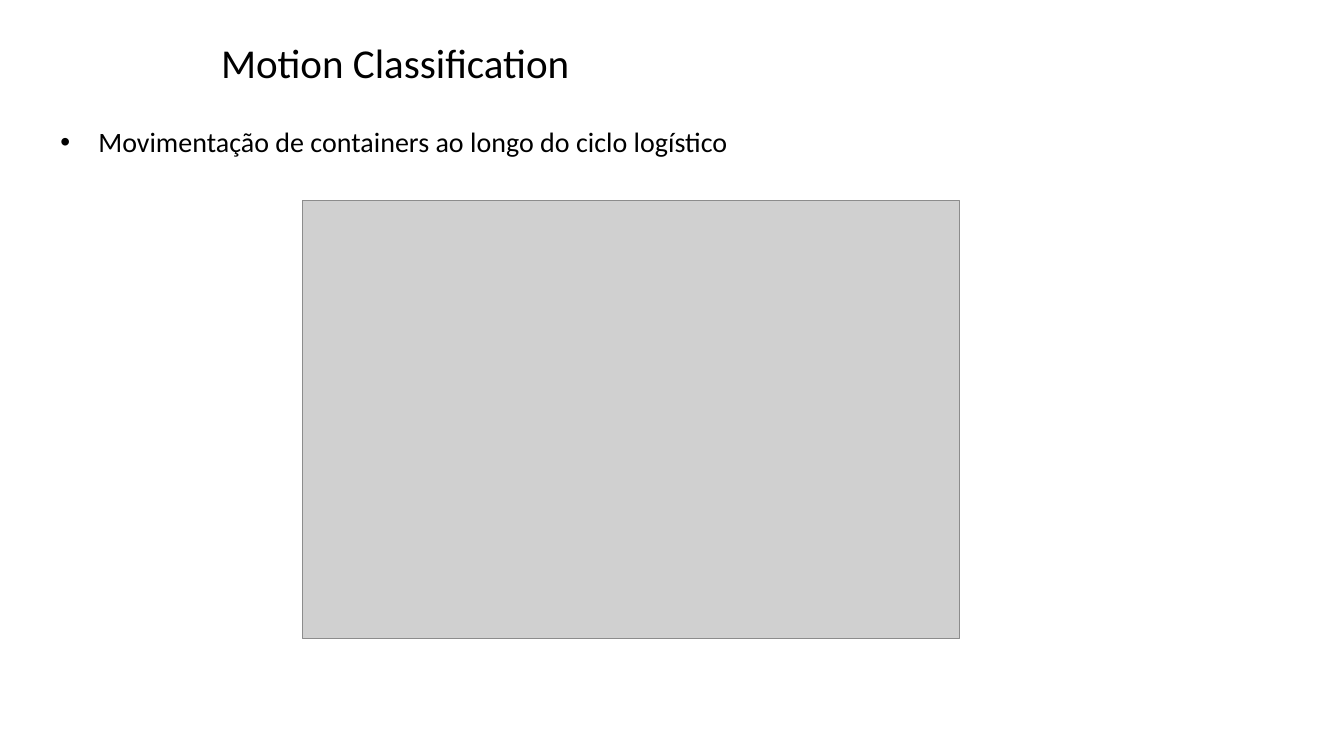
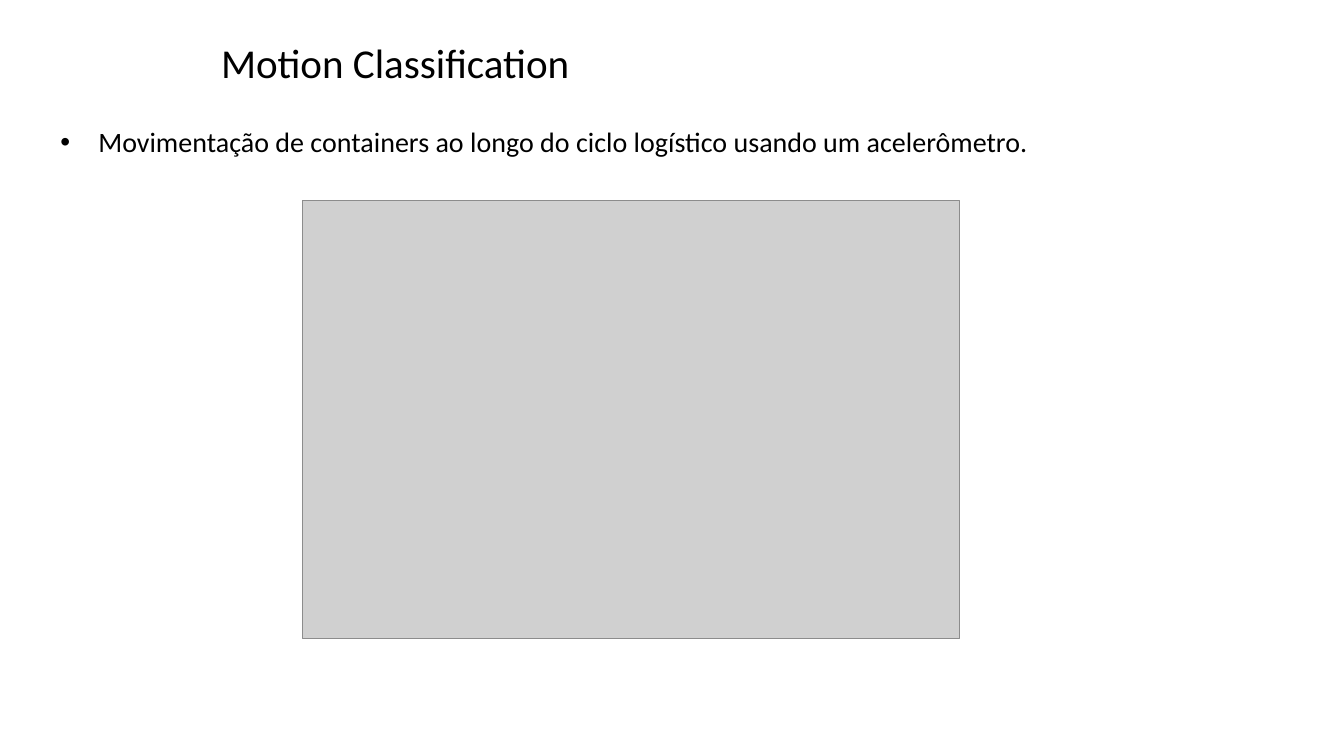
Before and after one commit to zz4fap/tp557-iot-ml, a slide deck: slide 3 of slides/TP557_15_classificação de movimentos.pptx. Drawn at 1344x756 pixels with LibreOffice and Linux fonts; fonts in the diff are those of the drawing; grey boxes stand for pictures; background and template pictures are left out. Boxes give left, top, right and bottom in pixels: in the first picture for what was removed or moved away, otherwise in the second. Text is boxed around its words. In the diff, an @@ line names an element or a change of style, - is before the commit and + after.

```diff
--- a/slides/TP557_15_classificação de movimentos.pptx
+++ b/slides/TP557_15_classificação de movimentos.pptx
@@ text at (98,132,1027,157): text changed @@
-• Movimentação de containers ao longo do ciclo logístico
+• Movimentação de containers ao longo do ciclo logístico usando um acelerômetro.
```
Also in this commit, not shown: 7 other slides changed, 3 slides added.
